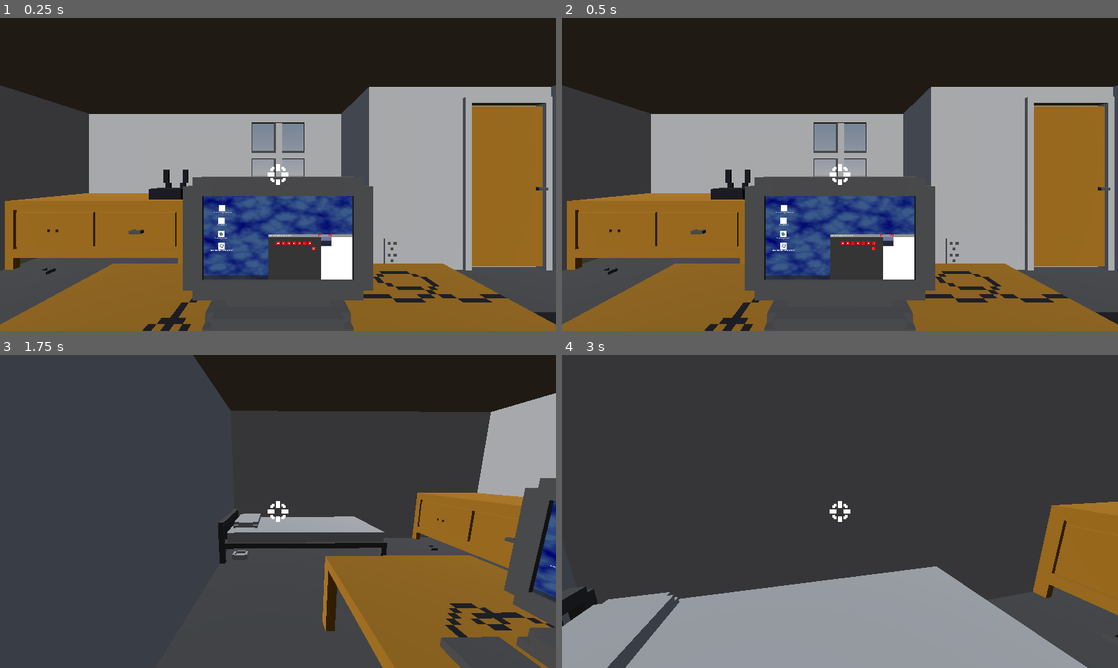
Above: before the commit, frames 1-4 (two rows, left to right).
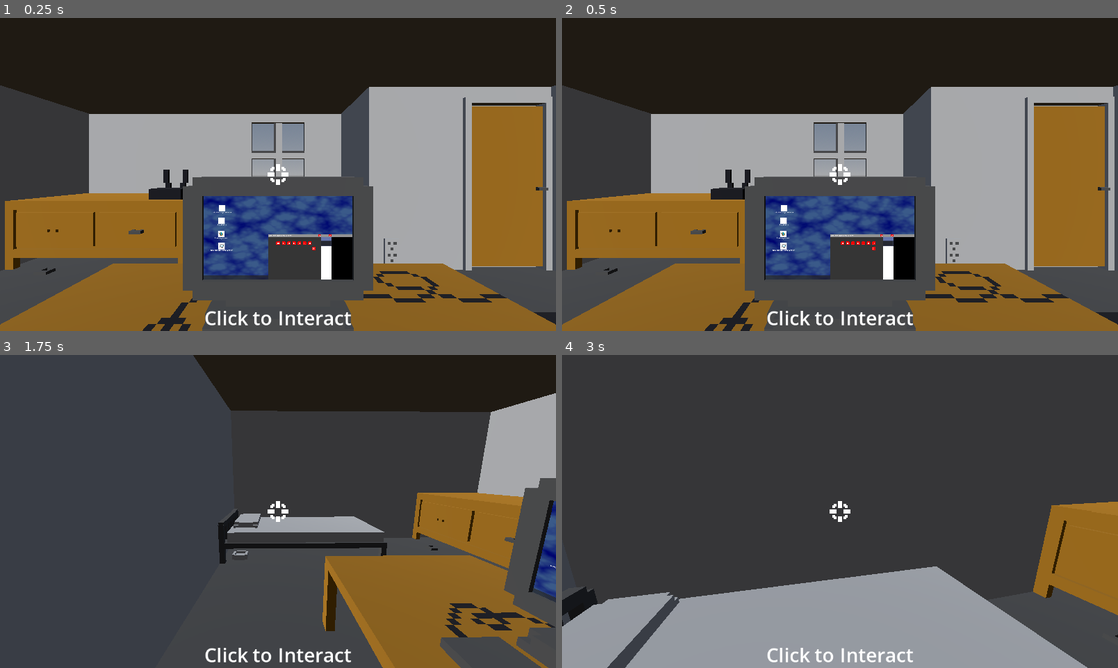
Above: after the commit, the same moments.

Repository: maxwaldman8/gmtk-2026
Game: Godot game, scene res://scenes/room.tscn
The game is run twice, just before and just after one commit, with the same random seed, the same clock (stepped at 60 frames per second) and the same inputs. The engine's default icon, where the game draws it, is replaced by a stand-in: a white triangle on a blue panel in a dark square. Video files are missing from this copy of the repository; at most half a second of black plays in their place.
Inputs (mouse positions are in pixels of both pictures, inside the frame that each line leads up to):
- Up to frame 1 (0.25 s): no input
- Up to frame 2 (0.5 s): no input
- Up to frame 3 (1.75 s): tap Enter at 0.5, 1.25 s; move the mouse to (400, 495) at 0.52 s; press the mouse at (400, 495) at 0.53 s; hold D (right) 0.53-1.28 s; tap Space (jump) at 0.77, 1.52 s; move the mouse to (250, 511) at 1.27 s; release the mouse at (250, 511) at 1.28 s; hold W (forward) from 1.28 s (still down); tap Shift (sprint) at 1.35 s
- Up to frame 4 (3 s): keep holding W (forward); tap Enter at 2, 2.75 s; move the mouse to (851, 505) at 2.02 s; press the mouse at (851, 505) at 2.03 s; move the mouse to (834, 517) at 2.77 s; release the mouse at (834, 517) at 2.78 s; tap Shift (sprint) at 2.85 s

The runs differ from the first frame. In frame 1, 1.0% of the frame differs, in the area x 36-64%, y 70-99%; in frame 2, 1.0%; in frame 3, 0.5%; in frame 4, 0.5%.
Error before the commit: Out of bounds get index '0' (on base: 'Array[float]') (res://scripts/ad_video_player_window.gd:35)
Error after the commit: Out of bounds get index '0' (on base: 'Array[float]') (res://scripts/ad_video_player_window.gd:39)

Commit message:
Improved space invaders and placeholder ad video

Diff:
--- a/game-game/scenes/room.tscn
+++ b/game-game/scenes/room.tscn
@@ -97,6 +97,20 @@
 scale = Vector2(3, 3)
 texture = ExtResource("4_14vil")
 
+[node name="Label" type="Label" parent="GUI" unique_id=187346907]
+anchors_preset = 7
+anchor_left = 0.5
+anchor_top = 1.0
+anchor_right = 0.5
+anchor_bottom = 1.0
+offset_left = -20.0
+offset_top = -23.0
+offset_right = 20.0
+grow_horizontal = 2
+grow_vertical = 0
+theme_override_font_sizes/font_size = 40
+text = "Click to Interact"
+
 [node name="RealMusic" type="AudioStreamPlayer3D" parent="." unique_id=1004856047]
 transform = Transform3D(1, 0, 0, 0, 1, 0, 0, 0, 1, 0, 1.6641552, -1.3832506)
 stream = ExtResource("6_qvc4m")
--- a/game-game/scenes/screen/windows/ad_video_player_window.tscn
+++ b/game-game/scenes/screen/windows/ad_video_player_window.tscn
@@ -1,6 +1,8 @@
 [gd_scene format=3 uid="uid://cpoxl8kwbed0s"]
 
 [ext_resource type="Script" uid="uid://bu6l3xayttk7b" path="res://scripts/ad_video_player_window.gd" id="1_di36k"]
+[ext_resource type="VideoStream" uid="uid://cyctia2jgoavc" path="res://shows/question_video.ogv" id="2_cvf6d"]
+[ext_resource type="PackedScene" uid="uid://dqpa6g00gagdd" path="res://scenes/screen/windows/video_player/stop_indicator.tscn" id="3_i2qop"]
 
 [sub_resource type="StyleBoxFlat" id="StyleBoxFlat_cvf6d"]
 bg_color = Color(0.6, 0.6, 0.6, 0.31764707)
@@ -15,6 +17,9 @@
 offset_right = 150.0
 offset_bottom = 100.0
 script = ExtResource("1_di36k")
+ad_percentages = Array[float]([50.0])
+ads = Array[VideoStream]([ExtResource("2_cvf6d")])
+stop_indicator = ExtResource("3_i2qop")
 
 [node name="ColorRect" type="ColorRect" parent="." unique_id=2103473406]
 layout_mode = 1
@@ -32,6 +37,9 @@
 anchor_bottom = 1.0
 grow_horizontal = 2
 grow_vertical = 2
+stream = ExtResource("2_cvf6d")
+autoplay = true
+expand = true
 
 [node name="ProgressBar" type="ProgressBar" parent="VideoStreamPlayer" unique_id=789357986]
 layout_mode = 1
@@ -46,4 +54,20 @@
 theme_override_styles/fill = SubResource("StyleBoxFlat_i2qop")
 show_percentage = false
 
+[node name="TimeLeft" type="Label" parent="VideoStreamPlayer/ProgressBar" unique_id=595106265]
+layout_mode = 1
+anchors_preset = 7
+anchor_left = 0.5
+anchor_top = 1.0
+anchor_right = 0.5
+anchor_bottom = 1.0
+offset_left = -42.0
+offset_top = -25.0
+offset_right = 39.0
+offset_bottom = -2.0
+grow_horizontal = 2
+grow_vertical = 0
+theme_override_colors/font_color = Color(0, 0, 0, 1)
+text = "Time Left: "
+
 [connection signal="finished" from="VideoStreamPlayer" to="." method="_on_video_stream_player_finished"]
--- a/game-game/scripts/ad_video_player_window.gd
+++ b/game-game/scripts/ad_video_player_window.gd
@@ -6,6 +6,7 @@
 @export var indicator_width = 27
 @export var stop_indicator: PackedScene
 
+var stop_indicators: Array[Control]
 var saved_video_stream
 var saved_percentage = 0
 var ad_playing: bool = false
@@ -14,6 +15,7 @@
 @onready var indicator_width_percentage = indicator_width / full_width * 100.0
 @onready var video := $VideoStreamPlayer
 @onready var progress_bar := $VideoStreamPlayer/ProgressBar
+@onready var time_left = $VideoStreamPlayer/ProgressBar/TimeLeft
 
 func _unhandled_input(event: InputEvent) -> void:
 	if event.is_action_pressed("jump"):
@@ -26,17 +28,22 @@
 	for ad in ad_percentages:
 		var new_indicator = stop_indicator.instantiate()
 		add_child(new_indicator)
+		stop_indicators.append(new_indicator)
 		new_indicator.position.y = 515
 		new_indicator.position.x = (ad / 100.0) * full_width
 
 func _physics_process(delta: float) -> void:
-	var percentage: float = video.get_stream_position() / video.get_stream_length() * 100.0
+	var percentage: float = video.stream_position / video.get_stream_length() * 100.0
 	progress_bar.value = percentage
-	if abs(percentage - ad_percentages[0]) < indicator_width_percentage / 2.0:
+	time_left.text = "Time Left: " + str(int(video.get_stream_length() - video.stream_position)) + "s"
+	if !ad_playing and abs(percentage - ad_percentages[0]) < indicator_width_percentage / 2.0:
 		saved_percentage = ad_percentages[0] + (indicator_width_percentage / 2.0)
 		saved_video_stream = video.stream
 		ad_playing = true
 		video.stream = ads[0]
+		for indicator in stop_indicators:
+			indicator.visible = false
+		video.play()
 
 func _on_video_stream_player_finished() -> void:
 	if ad_playing:
@@ -45,6 +52,9 @@
 		ad_playing = false
 		ads.remove_at(0)
 		ad_percentages.remove_at(0)
+		stop_indicators.remove_at(0)
+		for indicator in stop_indicators:
+			indicator.visible = true
 		video.play()
 	else:
 		get_parent().close()
--- a/game-game/scripts/task_manager.gd
+++ b/game-game/scripts/task_manager.gd
@@ -5,7 +5,7 @@
 # 10 to 140
 var pos: float = 10
 
-@export var player_speed = 10.0
+@export var player_speed = 0.03
 @export var bullet_speed = 5.0
 @export var enemy_speed = 1.0
 @export var enemy_acceleration = 1.0
@@ -41,7 +41,7 @@
 
 func _physics_process(delta: float) -> void:
 	cooldown_time_left = clamp(cooldown_time_left - delta, 0, cooldown_time)
-	pos += Input.get_axis("left", "right") * player_speed
+	pos = pos + (clamp(get_local_mouse_position().x, 60, 350) - pos) * player_speed
 	pos = clamp(pos, 60, 350)
 	player.position.x = round(pos)
 	var to_delete = []
Not shown, added: game-game/shows/question_video.ogv.uid
Not shown, added: game-game/shows/question_video.mp4
Not shown, added: game-game/shows/question_video.ogv
